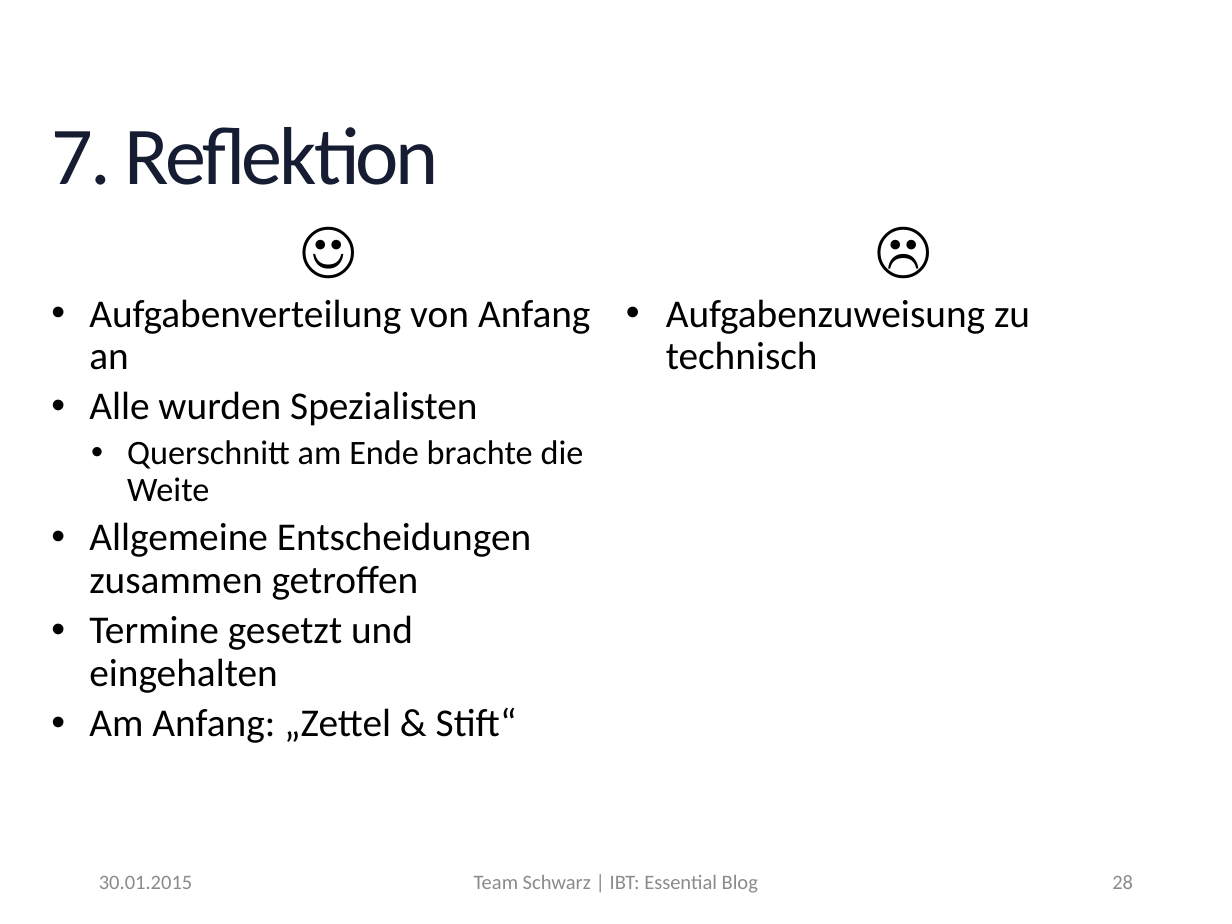
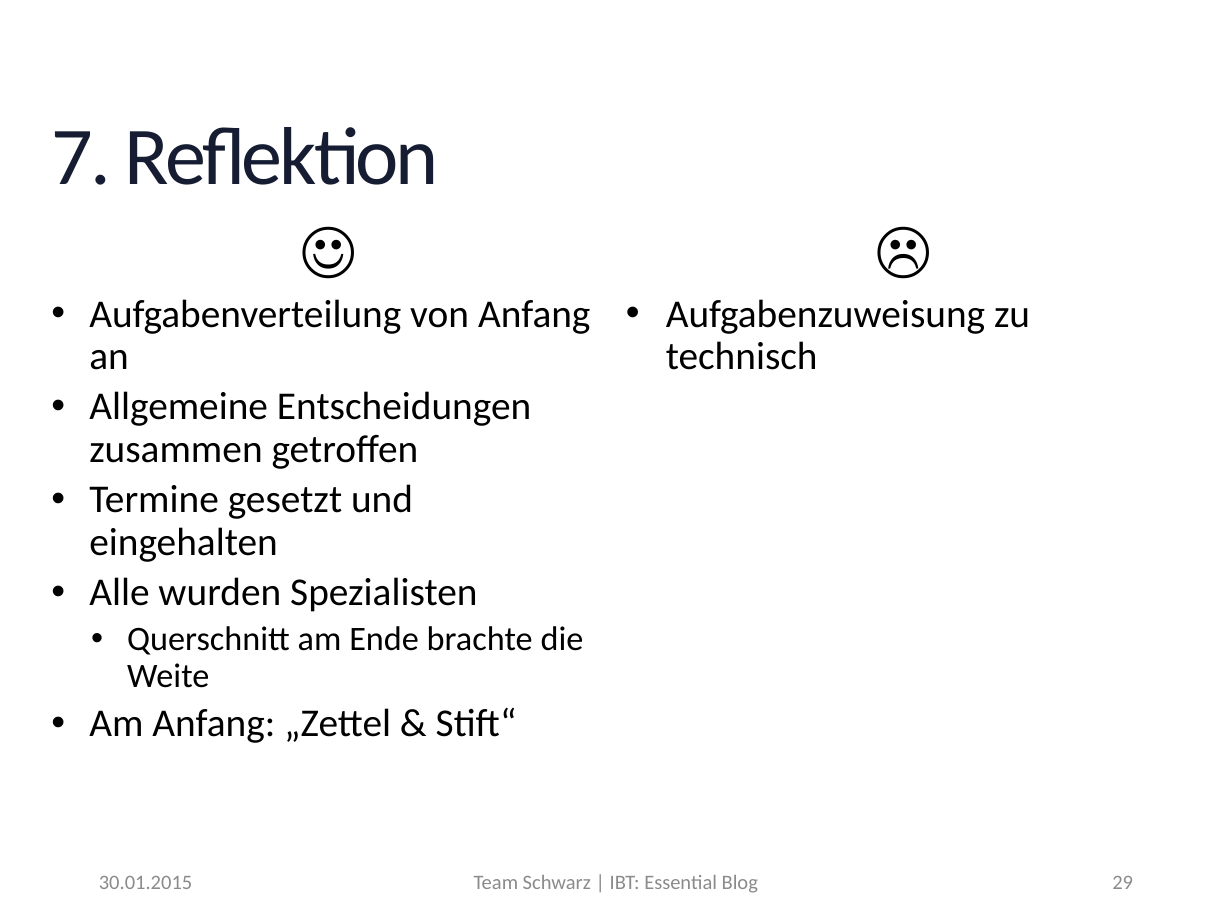
Before and after one commit to MrXXX92/EssentialBlog, a slide deck: slide 29 of Notizen/Präsentation_EssentialBlog.pptx (slide 28 before the commit). Drawn at 1232x924 pixels with LibreOffice and Linux fonts; fonts in the diff are those of the drawing; background and template pictures are left out. Boxes give left, top, right and bottom in pixels: in the first picture for what was removed or moved away, otherwise in the second. Text is boxed around its words. In the diff, an @@ line names an element or a change of style, - is before the commit and + after.

```diff
--- a/Notizen/Präsentation_EssentialBlog.pptx
+++ b/Notizen/Präsentation_EssentialBlog.pptx
@@ text at (89,391,531,562): paragraphs added @@
+• Allgemeine Entscheidungen zusammen getroffen
+• Termine gesetzt und eingehalten
@@ text at (89,522,531,693): paragraphs removed @@
-• Allgemeine Entscheidungen zusammen getroffen
-• Termine gesetzt und eingehalten
@@ page number at (1112,876,1133,889): text changed @@
-28
+29
```
Also in this commit, not shown: 14 other slides changed.
